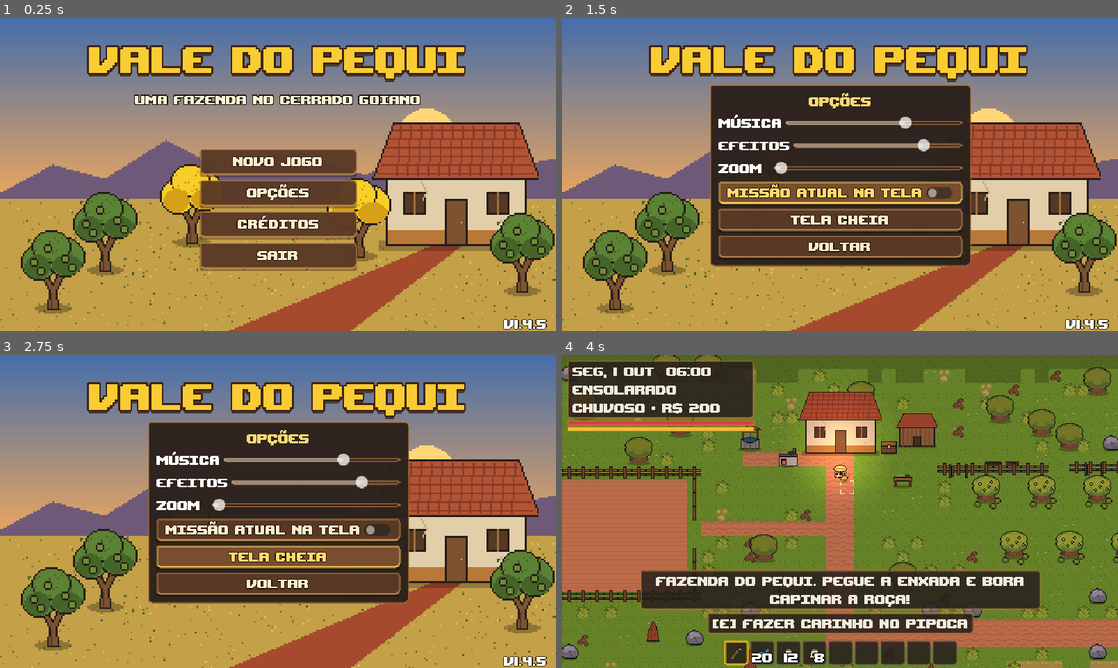
Above: before the commit, frames 1-4 (two rows, left to right).
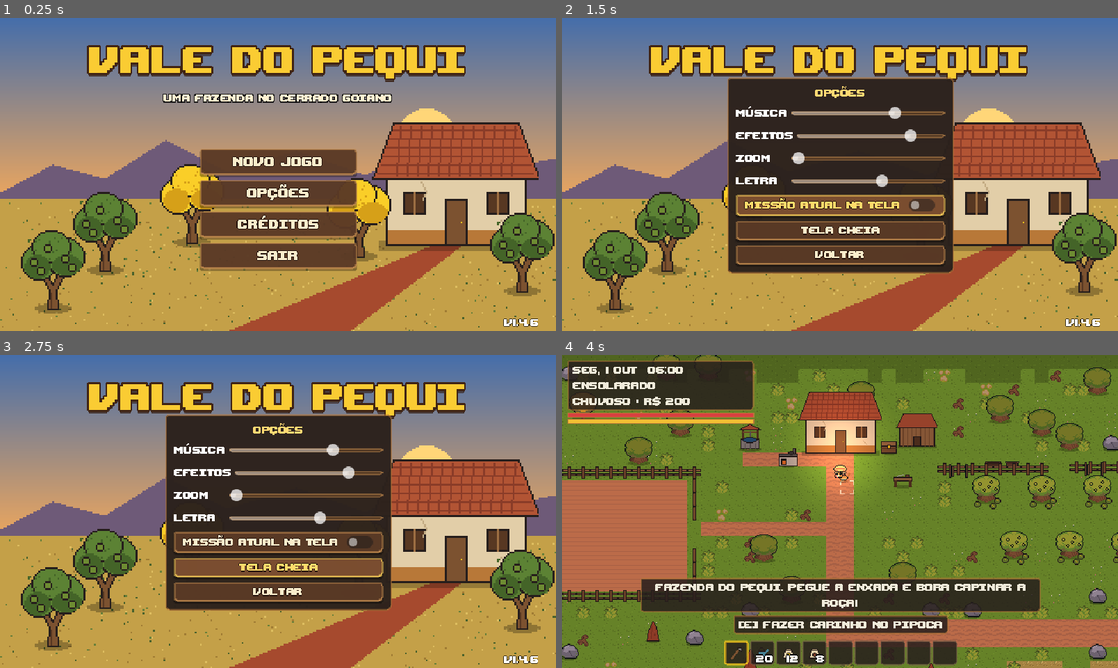
Above: after the commit, the same moments.

Repository: Carttocci/vale-do-pequi
Game: Godot game, scene res://scenes/title/title.tscn
Two runs of this game, one before a commit and one after it. Both use one fixed random seed, a clock stepped at 60 frames per second and the inputs below.
Inputs:
- Up to frame 1 (0.25 s): no input
- Up to frame 2 (1.5 s): click "Opções" at 0.5 s; click "Missão atual na tela" at 1.25 s
- Up to frame 3 (2.75 s): click "Tela cheia" at 2 s
- Up to frame 4 (4 s): click "Voltar" at 2.75 s; click "Novo jogo" at 3.5 s

The runs differ from the first frame. In frame 1, 1.5% of the frame differs, in the area x 24-99%, y 24-100%; in frame 2, 18%, in the area x 26-99%, y 18-100%; in frame 3, 18%; in frame 4, 11%.

Commit message:
Tamanho da letra ajustável nas Opções (padrão 16); versão 1.4.6

Diff:
--- a/project.godot
+++ b/project.godot
@@ -7,7 +7,7 @@
 
 config/name="Vale do Pequi"
 config/description="Simulação de vida rural e Action RPG no Cerrado goiano."
-config/version="1.4.5"
+config/version="1.4.6"
 run/main_scene="res://scenes/title/title.tscn"
 config/features=PackedStringArray("4.3", "GL Compatibility")
 boot_splash/bg_color=Color(0.15, 0.12, 0.11, 1)
--- a/scripts/core/settings.gd
+++ b/scripts/core/settings.gd
@@ -59,10 +59,41 @@
     c.add_theme_font_size_override("font_size", _grid_size(size))
 
 
-## A fonte do jogo (Upheaval) é de grade de 20 px: todo texto fica em 20;
-## só o que já era enorme (título) vai pra 40/60.
+## A fonte do jogo (Upheaval) é de grade de 20 px: nítida em 20. O jogador pode
+## escolher menor nas Opções (TEXT_SIZES); abaixo de 20 as letras perdem pixel.
+## O que já era enorme (título) vai pra 40/60.
+const TEXT_SIZES := [10, 12, 14, 16, 18, 20]
+var text_size: int = 16
+
+
 func _grid_size(size: int) -> int:
-    return 60 if size >= 50 else (40 if size >= 36 else DISPLAY_GRID)
+    return 60 if size >= 50 else (40 if size >= 36 else text_size)
+
+
+## Muda o tamanho de todo texto do jogo na hora (Opções → Letra).
+func set_text_size(v: int) -> void:
+    text_size = clampi(v, TEXT_SIZES[0], DISPLAY_GRID)
+    _apply_text_size()
+    save_settings()
+
+
+func _apply_text_size() -> void:
+    var theme := ThemeDB.get_project_theme()
+    if theme:
+        theme.default_font_size = text_size
+    _resize_texts(get_tree().root)
+
+
+func _resize_texts(n: Node) -> void:
+    if n is Label and (n as Label).label_settings and (n as Label).label_settings.font_size < 36:
+        (n as Label).label_settings.font_size = text_size
+    if n is Control and (n as Control).has_theme_font_size_override("font_size") \
+            and not (n as Control).has_theme_font_override("font"):
+        var c := n as Control
+        if c.get_theme_font_size("font_size") < 36:
+            c.add_theme_font_size_override("font_size", text_size)
+    for ch in n.get_children():
+        _resize_texts(ch)
 
 
 ## No navegador, em tela cheia o Esc é do navegador (sai da tela cheia antes de
@@ -101,6 +132,10 @@
         show_quest_hint = bool(cfg.get_value("jogo", "dica_missao", show_quest_hint))
         camera_zoom = clampf(float(cfg.get_value("jogo", "zoom", camera_zoom)), ZOOM_MIN, ZOOM_MAX)
         zoom_touched = bool(cfg.get_value("jogo", "zoom_mexido", false))
+        text_size = clampi(int(cfg.get_value("jogo", "letra", text_size)), TEXT_SIZES[0], DISPLAY_GRID)
+    var theme := ThemeDB.get_project_theme()
+    if theme:
+        theme.default_font_size = text_size
     apply()
 
 
@@ -110,6 +145,7 @@
     cfg.set_value("audio", "efeitos", sfx_volume)
     cfg.set_value("jogo", "dica_missao", show_quest_hint)
     cfg.set_value("jogo", "zoom", camera_zoom)
+    cfg.set_value("jogo", "letra", text_size)
     cfg.set_value("jogo", "zoom_mexido", zoom_touched)
     cfg.save(path)
 
--- a/scripts/interface/options_panel.gd
+++ b/scripts/interface/options_panel.gd
@@ -9,6 +9,8 @@
 var sfx_slider: HSlider
 var hint_check: CheckButton
 var zoom_slider: HSlider
+## Tamanho da letra: 10 a 20 (20 = nítida; menor perde pixel).
+var text_slider: HSlider
 
 
 func _ready() -> void:
@@ -37,6 +39,10 @@
         Audio.play(&"clique", 0.0))
     zoom_slider = _slider(v, "Zoom", 0.0, func(x: float) -> void:
         Settings.set_camera_zoom(lerpf(Settings.ZOOM_MIN, Settings.ZOOM_MAX, x)))
+    text_slider = _slider(v, "Letra", 1.0, func(x: float) -> void:
+        var sizes: Array = Settings.TEXT_SIZES
+        Settings.set_text_size(sizes[roundi(x * (sizes.size() - 1))]))
+    text_slider.step = 1.0 / (Settings.TEXT_SIZES.size() - 1)
     hint_check = CheckButton.new()
     hint_check.text = "Missão atual na tela"
     hint_check.button_pressed = Settings.show_quest_hint
@@ -68,6 +74,7 @@
     music_slider.set_value_no_signal(Settings.music_volume)
     sfx_slider.set_value_no_signal(Settings.sfx_volume)
     zoom_slider.set_value_no_signal(inverse_lerp(Settings.ZOOM_MIN, Settings.ZOOM_MAX, Settings.camera_zoom))
+    text_slider.set_value_no_signal(float(Settings.TEXT_SIZES.find(Settings.text_size)) / (Settings.TEXT_SIZES.size() - 1))
     hint_check.set_pressed_no_signal(Settings.show_quest_hint)
     show()
     # centraliza (o tamanho só é conhecido depois de mostrar)
--- a/tests/test_runner.gd
+++ b/tests/test_runner.gd
@@ -2928,7 +2928,7 @@
     var hud := _main.get_node("HUD")
     var sizes := hud.find_children("*", "Label", true, false).filter(func(l: Label) -> bool: return l.label_settings != null) \
         .map(func(l: Label) -> int: return l.label_settings.font_size)
-    check(not sizes.is_empty() and sizes.all(func(z: int) -> bool: return z % Settings.DISPLAY_GRID == 0), "caixa do relógio no tamanho da grade da fonte " + str(sizes))
+    check(not sizes.is_empty() and sizes.all(func(z: int) -> bool: return z == Settings.text_size or z % Settings.DISPLAY_GRID == 0), "caixa do relógio no tamanho escolhido da letra " + str(sizes))
 
 
 func _test_world_polish() -> void:
@@ -3199,3 +3199,15 @@
     check(f.cells.has(planted), "com planta, a terra fica")
     var saved := f.get_save_data()
     check(saved.cells.values().all(func(c: Dictionary) -> bool: return c.has("idle")), "save guarda os dias largada")
+    await _test_text_size()
+
+
+func _test_text_size() -> void:
+    print("[tamanho da letra nas Opções]")
+    var hud := _main.get_node("HUD")
+    Settings.set_text_size(12)
+    await frames(2)
+    check(hud.day_label.label_settings.font_size == 12 and ThemeDB.get_project_theme().default_font_size == 12, "letra 12 no jogo todo")
+    Settings.set_text_size(99)
+    check(Settings.text_size == 20, "no máximo 20 (nítida)")
+    Settings.set_text_size(16)
--- /dev/null
+++ b/tools/captura/captura_letras.gd
@@ -0,0 +1,31 @@
+extends Node
+## Prints do HUD e da conversa em cada tamanho de letra (Opções → Letra).
+
+func _ready() -> void:
+    SaveManager.save_path = "user://captura_save.json"
+    SaveManager.delete_save()
+    Quests.skip_tutorial = false
+    GameState.new_game()
+    Quests.reset()
+    var main: Node = load("res://scenes/main/main.tscn").instantiate()
+    add_child(main)
+    DirAccess.make_dir_recursive_absolute("user://capturas")
+    Clock.running = false
+    await _frames(10)
+    var player: Player = main.get("player")
+    main.change_region_now(&"vila")
+    player.global_position = main.level.get_spawn_position()
+    player.camera.reset_smoothing()
+    EventBus.show_message("Vila de Santa Pequiria", 30.0)
+    EventBus.dialogue_requested.emit("Helena", PackedStringArray(["Opa! Você que é da família lá da Fazenda do Pequi? A vila inteira tá comentando."]), PackedStringArray(), Callable())
+    for s in [10, 12, 14, 16, 20]:
+        Settings.set_text_size(s)
+        await _frames(10)
+        get_viewport().get_texture().get_image().save_png("user://capturas/letra_%d.png" % s)
+    Settings.set_text_size(20)
+    get_tree().quit()
+
+
+func _frames(n: int) -> void:
+    for i in n:
+        await get_tree().process_frame
--- /dev/null
+++ b/tools/captura/captura_letras.tscn
@@ -0,0 +1,6 @@
+[gd_scene load_steps=2 format=3]
+
+[ext_resource type="Script" path="res://tools/captura/captura_letras.gd" id="1"]
+
+[node name="CapturaLetras" type="Node"]
+script = ExtResource("1")
Not shown, changed: documentation/changelog.md
